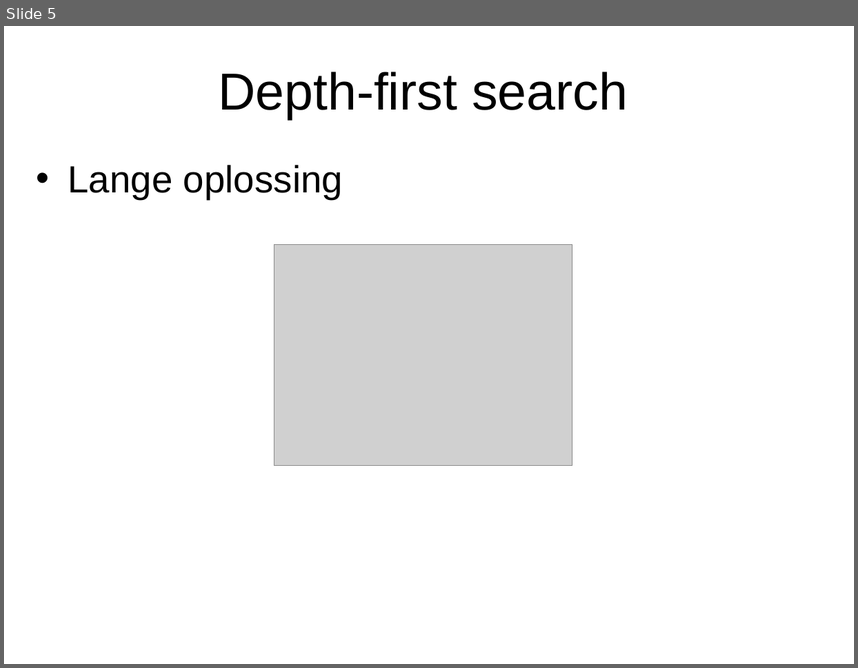
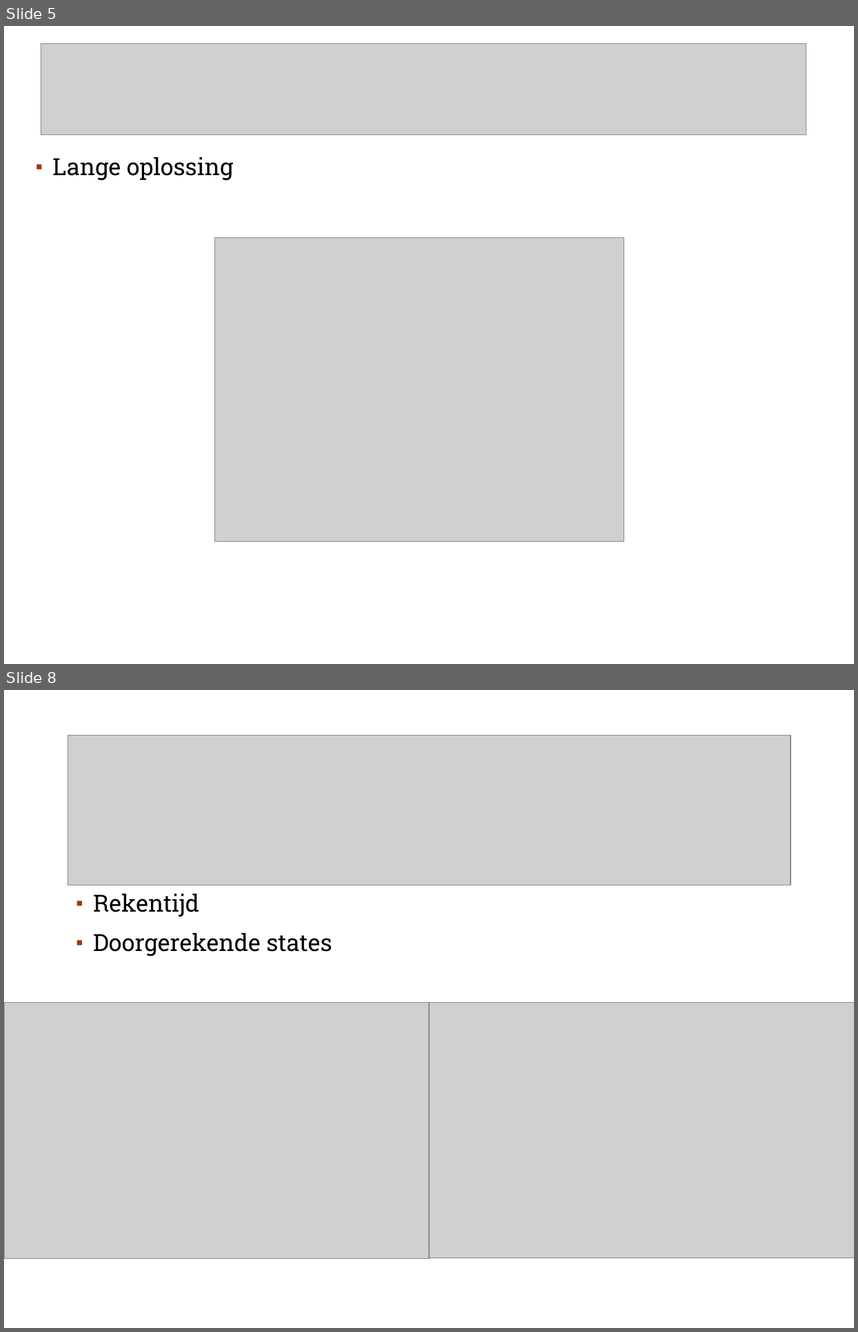
Before and after one commit to A-meerdervan/RushHourGit, a slide deck: eindpresentatie.ppt. Shown one above the other, each under a label of ours: slide 5 before the commit, slides 5 and 8 after it; the slides between them are not shown. The pictures are 858x668 and 858x1332 pixels, drawn with LibreOffice and Linux fonts; fonts in the diff are those of the drawing; grey boxes stand for pictures; background and template pictures are left out. Boxes give left, top, right and bottom in pixels: in the first picture for what was removed or moved away, otherwise in the second. Text is boxed around its words. In the diff, an @@ line names an element or a change of style, - is before the commit and + after.

```diff
--- a/eindpresentatie.ppt
+++ b/eindpresentatie.ppt
@@ slide 8 added at <box>4,690,854,1328</box>, background #FFFFFF; not listed: 1 template element that a slide beside it also shows @@
@@ picture added at <box>67,735,791,885</box> @@
@@ text added at <box>93,894,332,956</box>, 20 pt, text #000000 @@
+▪ Rekentijd
+▪ Doorgerekende states
@@ picture added at <box>4,1002,430,1258</box> @@
@@ picture added at <box>429,1002,854,1258</box> @@
@@ slide 5 changed as well @@
@@ picture added at <box>41,44,806,135</box> @@
@@ title removed at <box>218,72,628,119</box> @@
-Depth-first search
@@ text "Lange oplossing" at <box>52,157,233,181</box>: size 32 to 20 pt, font Arial to Roboto Slab; bullet • to ▪; line spacing 1 to 0.9; more space between paragraphs; bullet colour #000000 to #9E3611 @@
@@ picture: place and size @@
-picture at <box>274,245,573,466</box>
+picture at <box>215,238,624,541</box>
```
Also in this commit, not shown: 2 other slides changed, 8 other slides added, 9 slides removed, 3 other files.
